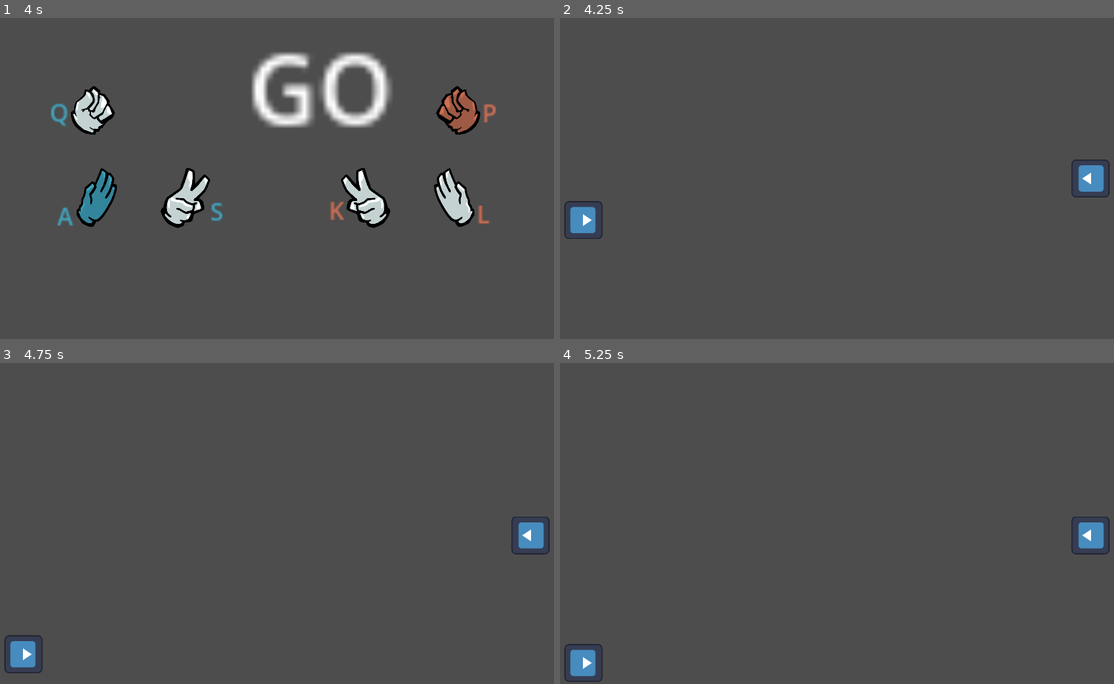
Above: before the commit, frames 1-4 (two rows, left to right).
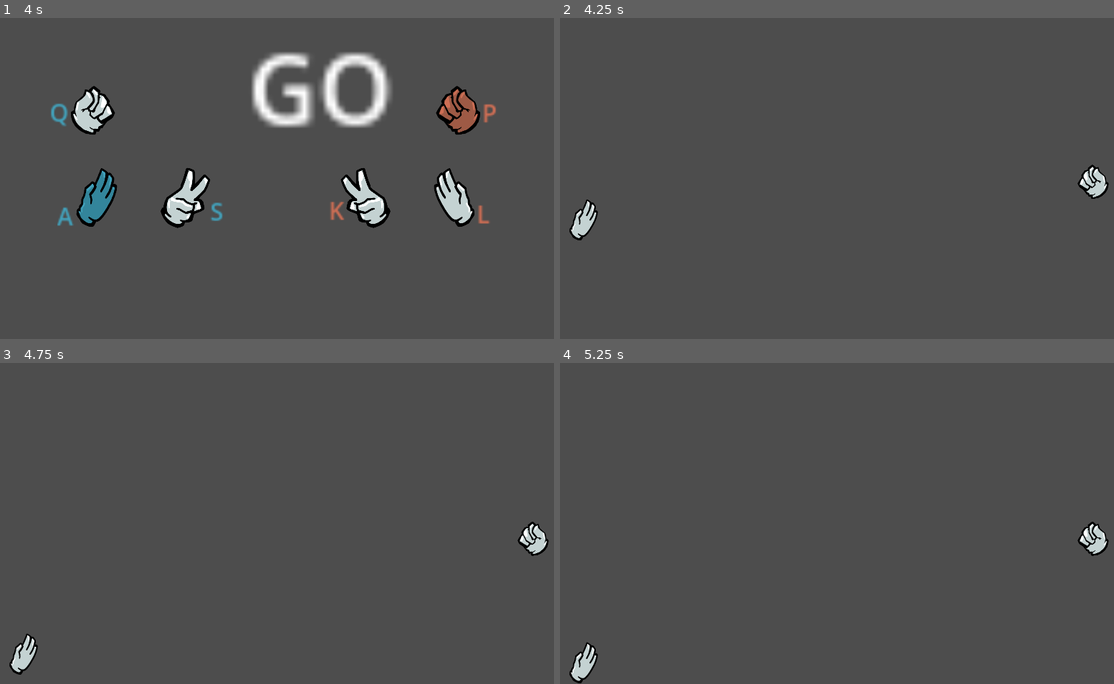
Above: after the commit, the same moments.

Repository: johannes-looney-lizard/very_casual_space_duel
Game: Godot game, scene res://scenes/main.tscn
The game is run twice, just before and just after one commit, with the same random seed, the same clock (stepped at 60 frames per second) and the same inputs. The engine's default icon, where the game draws it, is replaced by a stand-in: a white triangle on a blue panel in a dark square.
Inputs:
- Up to frame 1 (4 s): tap Enter at 0.5, 2.75 s; hold Q (player_1_up) 0.53-1.28 s; hold S (player_1_shoot) 0.53-1.28 s; hold A (player_1_down) 1.28-2.03 s; tap L (player_2_down) at 1.35 s; tap Space at 2, 3.5 s; hold K (player_2_shoot) 2.03-2.78 s; hold Q (player_1_up) 2.03-3.53 s; tap P (player_2_up) at 2.85 s; hold A (player_1_down) from 3.53 s (still down); hold S (player_1_shoot) from 3.53 s (still down)
- Up to frame 2 (4.25 s): keep holding A (player_1_down); keep holding S (player_1_shoot)
- Up to frame 3 (4.75 s): keep holding A (player_1_down); release S (player_1_shoot) at 4.28 s; tap L (player_2_down) at 4.35 s
- Up to frame 4 (5.25 s): keep holding A (player_1_down); hold K (player_2_shoot) from 5.03 s (still down)

Frame 1 is identical in both runs. In frame 2, 1.1% of the frame differs, in the area x 0-100%, y 44-70%; in frame 3, 1.1%; in frame 4, 1.1%.

Commit message:
player sprites

Diff:
--- a/player.gd
+++ b/player.gd
@@ -1,8 +1,23 @@
 extends CharacterBody2D
+
+@onready var sprite_2d: Sprite2D = $Sprite2D
 
 @export var player_number : int = 1
 
 const SPEED = 600.0
+
+func _ready() -> void:
+	var selection : StartRound.Selection = StartRound.Selection.NONE
+	match player_number:
+		1: selection = GameManager.player1_selection
+		2: selection = GameManager.player2_selection
+	match selection:
+		StartRound.Selection.ROCK:
+			sprite_2d.texture = load(str("res://assets/Hands/", player_number, "R.png"))
+		StartRound.Selection.PAPER:
+			sprite_2d.texture = load(str("res://assets/Hands/", player_number, "P.png"))
+		StartRound.Selection.SCISSORS:
+			sprite_2d.texture = load(str("res://assets/Hands/", player_number, "S.png"))
 
 func _physics_process(delta: float) -> void:
 
--- a/scenes/game.tscn
+++ b/scenes/game.tscn
@@ -8,11 +8,9 @@
 
 [node name="Player1" parent="." instance=ExtResource("1_h5fln")]
 position = Vector2(-850, 0)
-rotation = 1.5708
 
 [node name="Player2" parent="." instance=ExtResource("1_h5fln")]
 position = Vector2(850, 0)
-rotation = -1.5708
 player_number = 2
 
 [node name="Camera2D" type="Camera2D" parent="."]
--- a/scenes/player.tscn
+++ b/scenes/player.tscn
@@ -1,7 +1,7 @@
 [gd_scene load_steps=4 format=3 uid="uid://dxqm7yxivxmkx"]
 
 [ext_resource type="Script" path="res://player.gd" id="1_0876g"]
-[ext_resource type="Texture2D" uid="uid://cfsx1x7nbolk" path="res://icon.svg" id="1_ueg2e"]
+[ext_resource type="Texture2D" uid="uid://c83hs7wj2legg" path="res://assets/Hands/1P.png" id="2_jjmfd"]
 
 [sub_resource type="CircleShape2D" id="CircleShape2D_1i4c5"]
 radius = 70.7107
@@ -11,7 +11,8 @@
 script = ExtResource("1_0876g")
 
 [node name="Sprite2D" type="Sprite2D" parent="."]
-texture = ExtResource("1_ueg2e")
+scale = Vector2(0.21, 0.21)
+texture = ExtResource("2_jjmfd")
 
 [node name="CollisionShape2D" type="CollisionShape2D" parent="."]
 shape = SubResource("CircleShape2D_1i4c5")
--- a/scripts/game_manager.gd
+++ b/scripts/game_manager.gd
@@ -1,5 +1,7 @@
 extends Node
 
+var player1_selection : StartRound.Selection
+var player2_selection : StartRound.Selection
 
 # Called when the node enters the scene tree for the first time.
 func _ready() -> void:
@@ -8,6 +10,7 @@
 func Start_Round():
 	get_tree().change_scene_to_file("res://scenes/start_round.tscn")
 
-func Play_Round(player1_selection : StartRound.Selection, player2_selection : StartRound.Selection):
-	print(str("Player1: ", player1_selection, ", Player2: ", player2_selection))
+func Play_Round(p1 : StartRound.Selection, p2 : StartRound.Selection):
+	player1_selection = p1
+	player2_selection = p2
 	get_tree().change_scene_to_file("res://scenes/game.tscn")
Not shown, added: assets/Backdrop/BG1.png.import
Not shown, added: assets/Backdrop/BG2.png.import
Not shown, added: assets/Backdrop/BG3.png.import
Not shown, added: assets/Backdrop/BGMerged.png.import
Not shown, added: assets/Backdrop/Base.png.import
Not shown, added: assets/Projectiles/P1/P.png.import
Not shown, added: assets/Projectiles/P1/R.png.import
Not shown, added: assets/Projectiles/P1/S.png.import
Not shown, added: assets/Projectiles/P2/P.png.import
Not shown, added: assets/Projectiles/P2/R.png.import
Not shown, added: assets/Projectiles/P2/S.png.import
